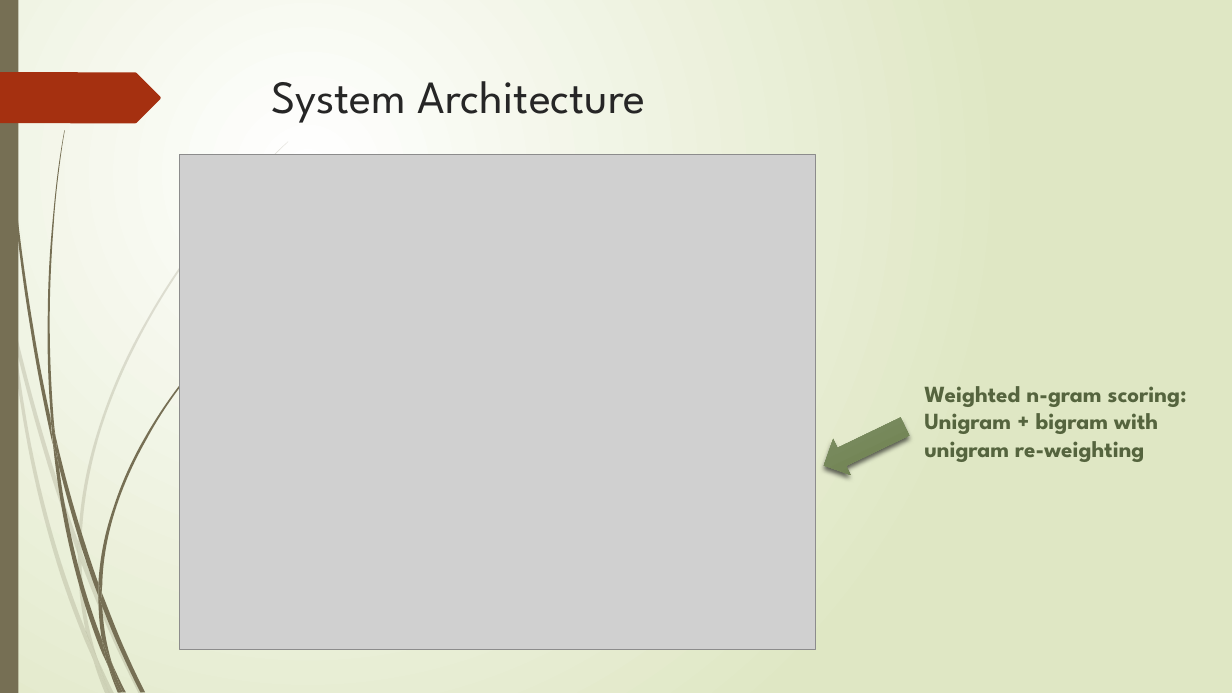
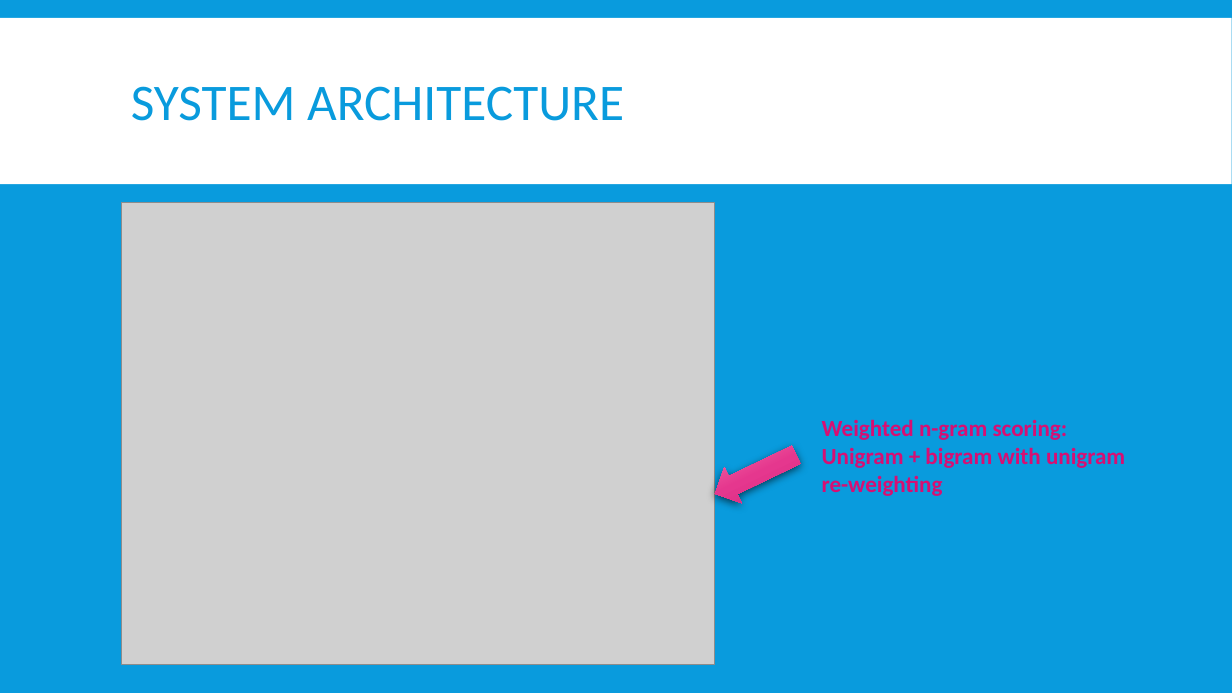
Before and after one commit to Mindful/ling-573, a slide deck: slide 3 of doc/D4_presentation.pptx. Drawn at 1232x693 pixels with LibreOffice and Linux fonts; fonts in the diff are those of the drawing; grey boxes stand for pictures. Boxes give left, top, right and bottom in pixels: in the first picture for what was removed or moved away, otherwise in the second. Text is boxed around its words. In the diff, an @@ line names an element or a change of style, - is before the commit and + after.

Commit message:
Update D4_presentation.pptx
Changed theme for slides

```diff
--- a/doc/D4_presentation.pptx
+++ b/doc/D4_presentation.pptx
@@ background gradient #FFFFFF to #DFE8C4 to #099BDD @@
@@ rectangle removed at [0,0,18,693] @@
@@ rectangle added at [0,18,1232,184], fill #FFFFFF @@
@@ title "SYSTEM ARCHITECTURE" at [131,86,624,121]: vertical alignment top to middle @@
@@ freeform shape removed at [0,72,161,123] @@
@@ title at [131,86,624,121]: text changed; size 36 to 40 pt; font League Spartan to Calibri; text colour #262626 to #099BDD @@
-System Architecture
+SYSTEM ARCHITECTURE
@@ picture: place and size @@
-picture at [179,154,815,650]
+picture at [122,202,715,665]
@@ text "Weighted n-gram scoring:": place and size @@
-text "Weighted n-gram scoring:" at [924,386,1187,462]
+text "Weighted n-gram scoring:" at [822,419,1125,496]
@@ text "Weighted n-gram scoring:" at [822,419,1125,496]: font League Spartan to Calibri, text colour #56653E to #D70F73 @@
@@ left arrow: place and size @@
-left arrow at [816,409,914,483]
+left arrow at [707,437,805,512]
@@ left arrow at [707,437,805,512]: fill gradient #819367 to #6A7D4D to gradient #F87EB1 to #E6378F to #D0257B; shadow changed @@
@@ group removed at [0,141,288,693]: 10 freeform shapes @@
@@ group removed at [3,0,240,693]: 12 freeform shapes @@
```
Also in this commit, not shown: 20 other slides changed, 1 slide removed.
